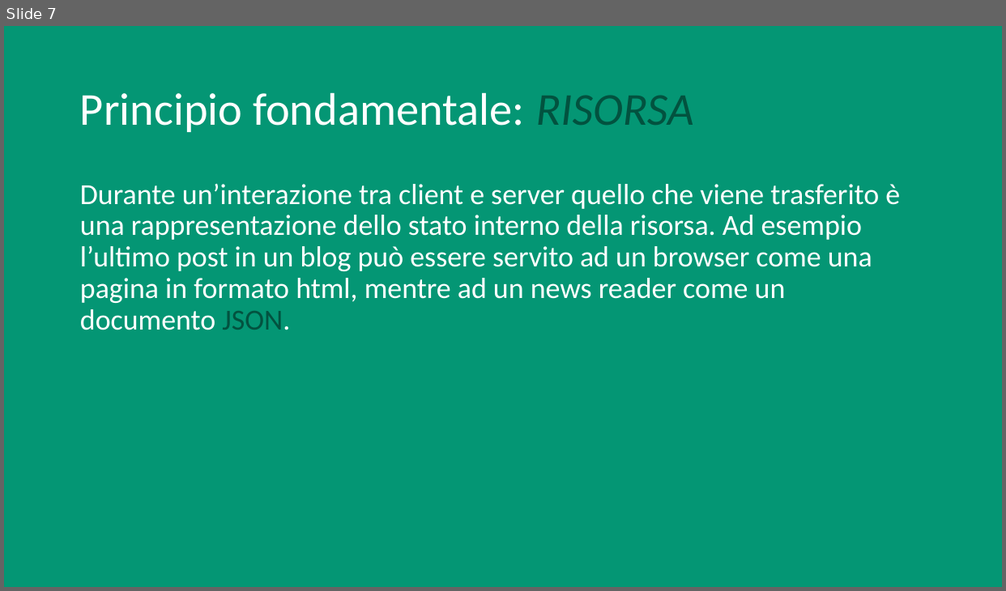
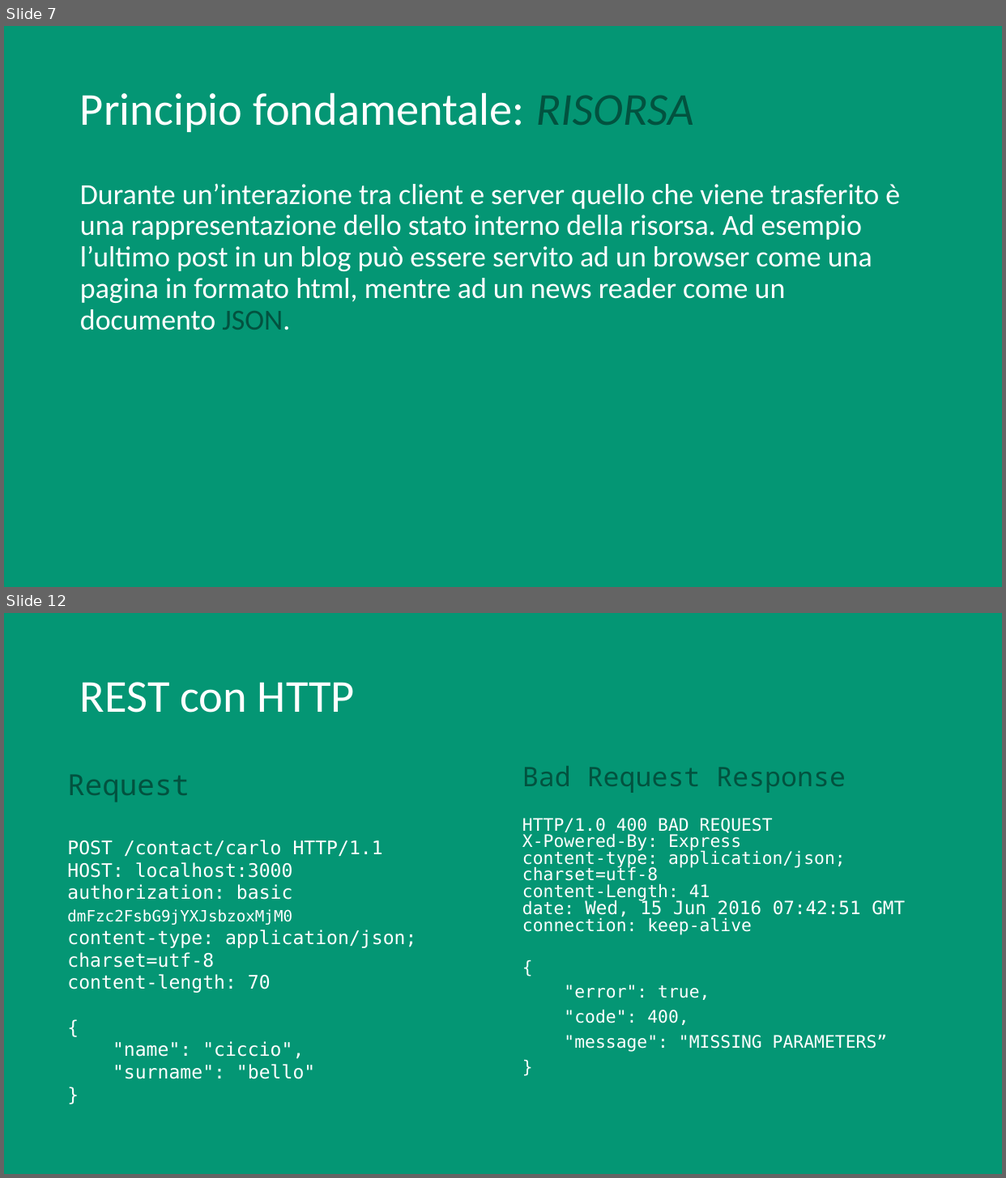
Before and after one commit to vassallocarlo/Tesi-RESTful, a slide deck: REST.pptx. Shown one above the other, each under a label of ours: slide 7 before the commit, slides 7 and 12 after it; the slides between them are not shown. The pictures are 1006x591 and 1006x1178 pixels, drawn with LibreOffice and Linux fonts; fonts in the diff are those of the drawing. Boxes give left, top, right and bottom in pixels: in the first picture for what was removed or moved away, otherwise in the second. Text is boxed around its words. In the diff, an @@ line names an element or a change of style, - is before the commit and + after.

Commit message:
rest auth

```diff
--- a/REST.pptx
+++ b/REST.pptx
@@ slide 12 added at <box>4,613,1002,1174</box>, background #049674 @@
@@ title added at <box>80,682,355,713</box>, 44 pt, text #FFFFFF @@
+REST con HTTP
@@ text added at <box>67,774,416,1080</box>, 18 pt, text #FFFFFF @@
+Request
+POST /contact/carlo HTTP/1.1
+HOST: localhost:3000
+authorization: basic dmFzc2FsbG9jYXJsbzoxMjM0
+content-type: application/json; charset=utf-8
+content-length: 70
+{
+"name": "ciccio",
+"surname": "bello"
+}
@@ text added at <box>522,766,905,1052</box>, 16.6 pt, text #FFFFFF @@
+Bad Request Response
+HTTP/1.0 400 BAD REQUEST
+X-Powered-By: Express
+content-type: application/json; charset=utf-8
+content-Length: 41
+date: Wed, 15 Jun 2016 07:42:51 GMT
+connection: keep-alive
+{
+"error": true,
+"code": 400,
+"message": "MISSING PARAMETERS”
+}
```
Also in this commit, not shown: 3 slides changed, 6 other slides added, 4 other files.
